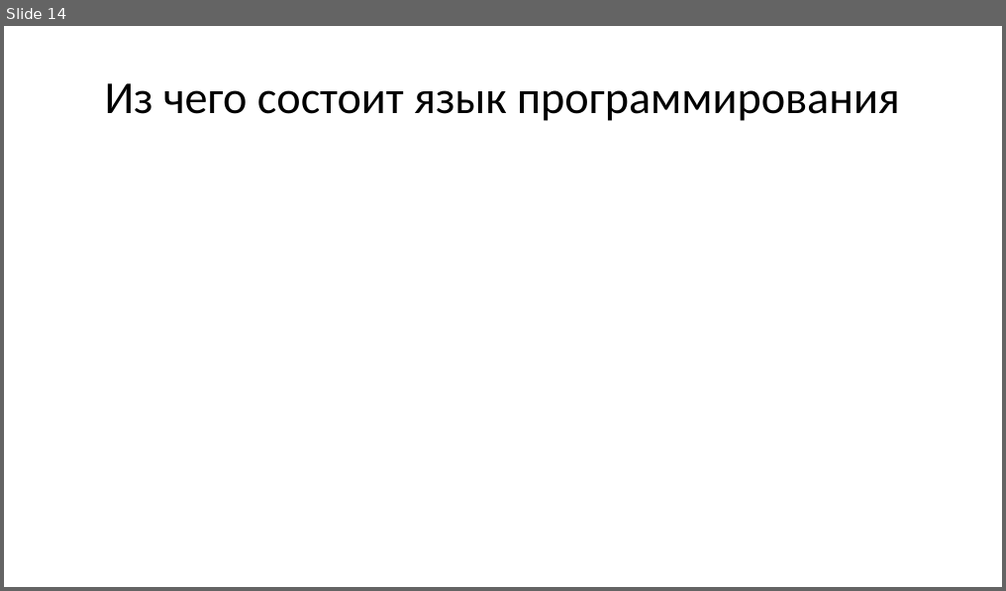
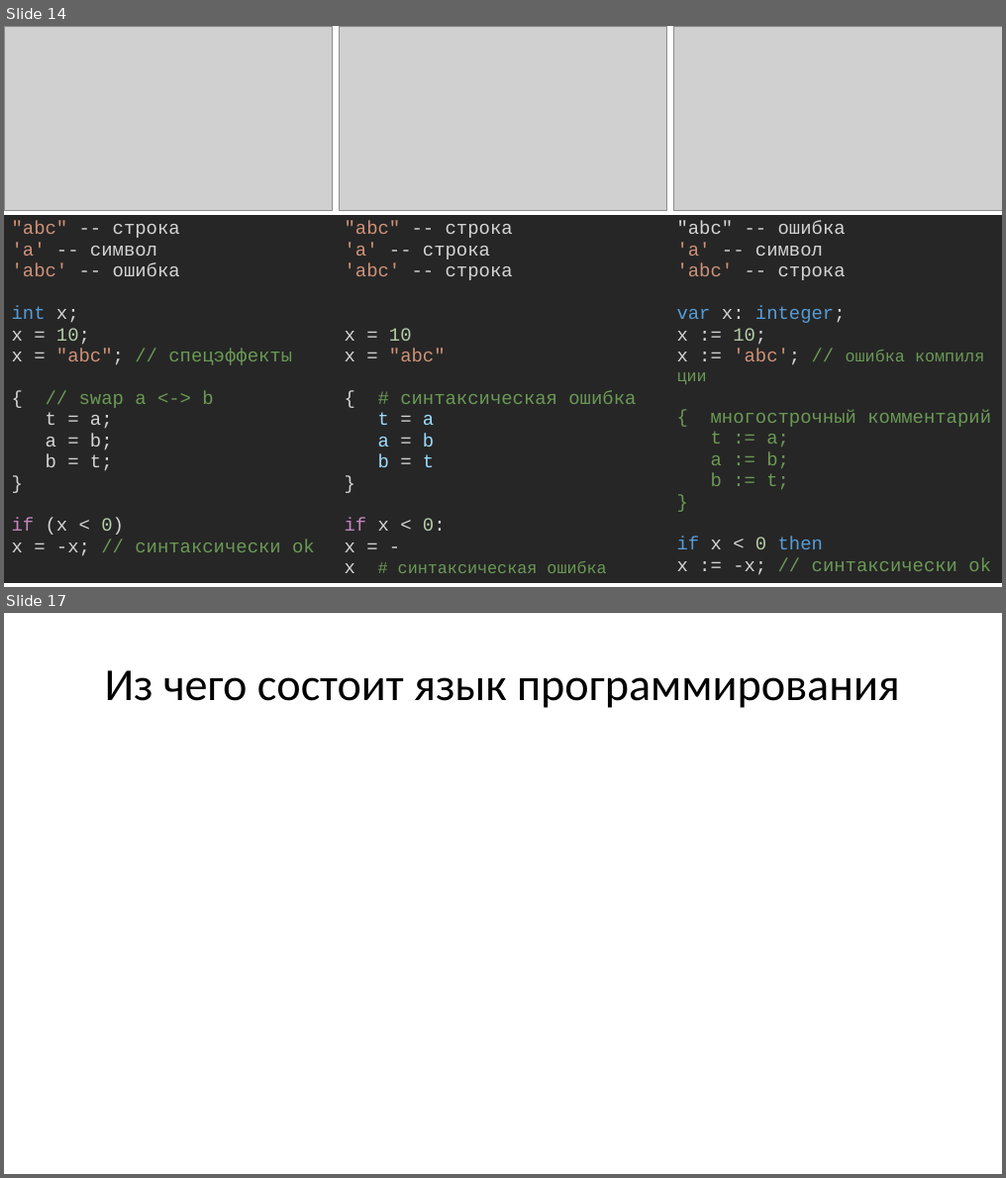
Before and after one commit to Evgueni-Petrov-aka-espetrov/Algorithms-and-Programming-in-C-pptx, a slide deck: 02.75 Лексика и концепции языка Си.pptx. Shown one above the other, each under a label of ours: slide 14 before the commit, slides 14 and 17 after it; the slides between them are not shown. The pictures are 1006x591 and 1006x1178 pixels, drawn with LibreOffice and Linux fonts; fonts in the diff are those of the drawing; grey boxes stand for pictures. Boxes give left, top, right and bottom in pixels: in the first picture for what was removed or moved away, otherwise in the second. Text is boxed around its words. In the diff, an @@ line names an element or a change of style, - is before the commit and + after.

```diff
--- a/02.75 Лексика и концепции языка Си.pptx
+++ b/02.75 Лексика и концепции языка Си.pptx
@@ slide 14 added at [4, 26, 1002, 587], background #FFFFFF @@
@@ picture added at [4, 26, 333, 211] @@
@@ picture added at [339, 26, 667, 211] @@
@@ picture added at [674, 26, 1002, 211] @@
@@ table added at [4, 215, 1001, 582], 1 rows, 3 columns @@
+"abc" -- строка / 'a' -- символ / 'abc' -- ошибка / int x; / x = 10; / x = "abc"; // спецэффекты / { // swap a <-> b / t = a; / a = b; / b = t; / } / if (x < 0) / x = -x; // синтаксически ok | "abc" -- строка / 'a' -- строка / 'abc' -- строка / x = 10 / x = "abc" / { # синтаксическая ошибка / t = a / a = b / b = t / } / if x < 0: / x = -x # синтаксическая ошибка | "abc" -- ошибка / 'a' -- символ / 'abc' -- строка / var x: integer; / x := 10; / x := 'abc'; // ошибка компиляции / { многострочный комментарий / t := a; / a := b; / b := t; / } / if x < 0 then / x := -x; // синтаксически ok
@@ what was slide 14 is now slide 17 @@
```
Also in this commit, not shown: 2 other slides added.
